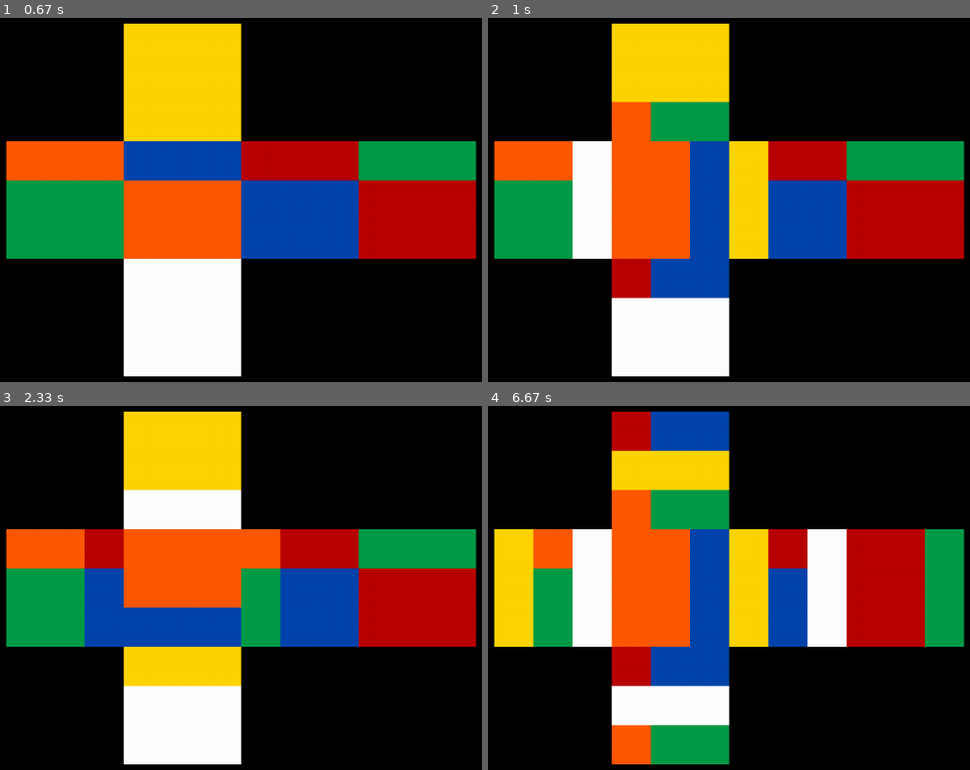
Above: before the commit, frames 1-4 (two rows, left to right).
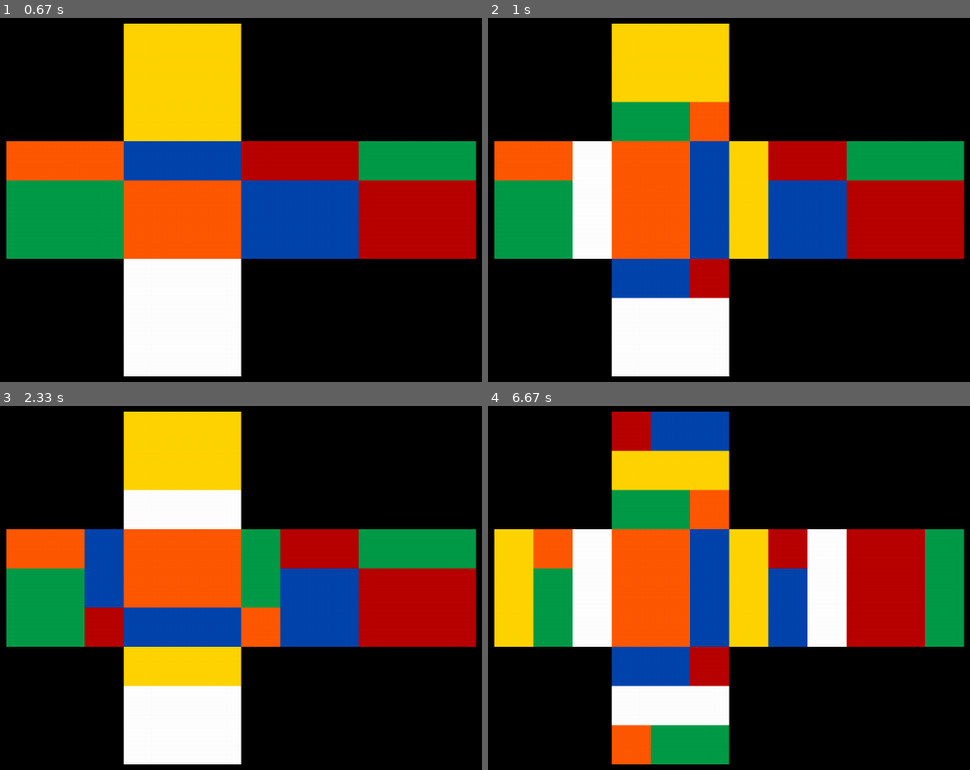
Above: after the commit, the same moments.

Repository: michaellee4/Rubik-s-Cube
Game: pygame game, started from main.py
The game is run twice, just before and just after one commit, with the same random seed, the same clock (stepped at 60 frames per second) and the same inputs.
Inputs:
- Up to frame 1 (0.67 s): tap U at 0.33 s
- Up to frame 2 (1 s): tap F at 0.67 s
- Up to frame 3 (2.33 s): tap F at 1.07, 1.37, 1.57, 1.9, 2.2 s
- Up to frame 4 (6.67 s): tap F at 2.4, 2.7, 2.97, 3.3, 3.6, 3.73, 4.13, 4.43, 4.8, 5.2, 5.5, 5.7, 6, 6.2, 6.53 s; tap B at 6.62 s

Frame 1 is identical in both runs. In frame 2, 3.6% of the frame differs, in the area x 25-51%, y 22-78%; in frame 3, 3.6%; in frame 4, 3.6%.

Commit message:
fixed rotation bug

Diff:
--- a/constants.py
+++ b/constants.py
@@ -45,7 +45,7 @@
 sidesToSwap = {
     Face.U : [(9, 10, 11), (36, 37, 38), (27, 28, 29), (18, 19, 20), (9, 10, 11)],
     Face.L : [(0, 3, 6), (18, 21, 24), (45, 48, 51), (44, 41, 38), (0, 3, 6)],
-    Face.F : [(6, 7, 8), (27, 30, 33), (45, 46, 47), (11, 14, 17), (6, 7, 8)],
+    Face.F : [(6, 7, 8), (27, 30, 33), (47, 46, 45), (17, 14, 11), (6, 7, 8)],
     Face.R : [(2, 5, 8), (42, 39, 36), (47, 50, 53), (20, 23, 26), (2, 5, 8)],
     Face.B : [(29, 32, 35), (0, 1, 2), (15, 12, 9), (53, 52, 51), (29, 32, 35)],
     Face.D : [(24, 25, 26), (33, 34, 35), (42, 43, 44), (15, 16, 17), (24, 25, 26)]
